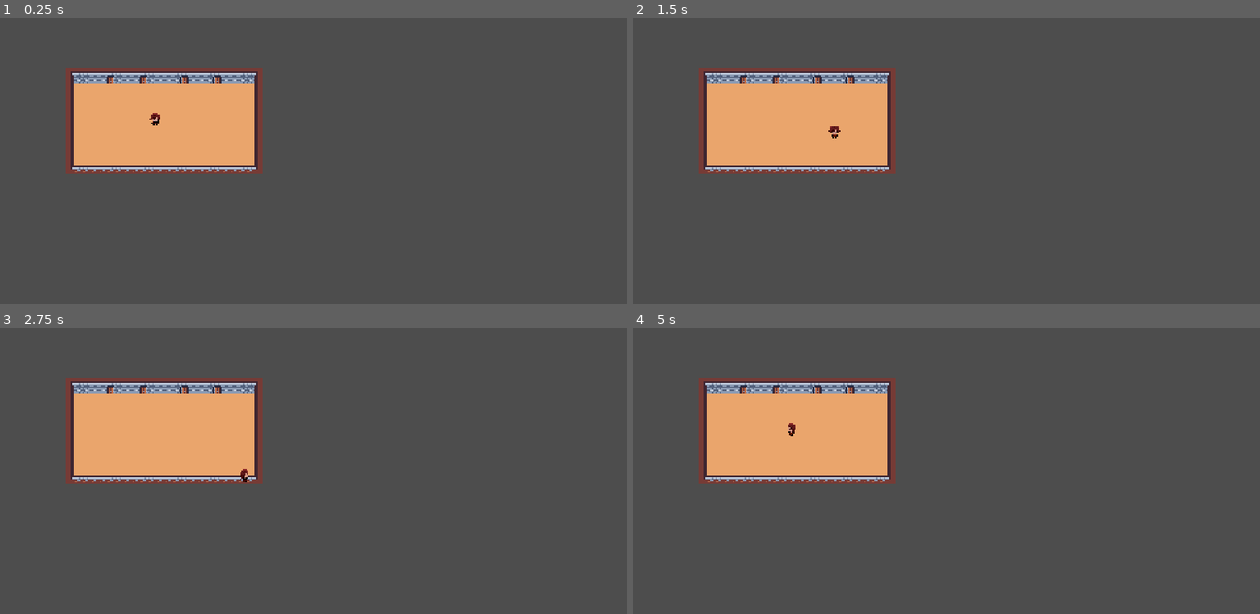
Above: before the commit, frames 1-4 (two rows, left to right).
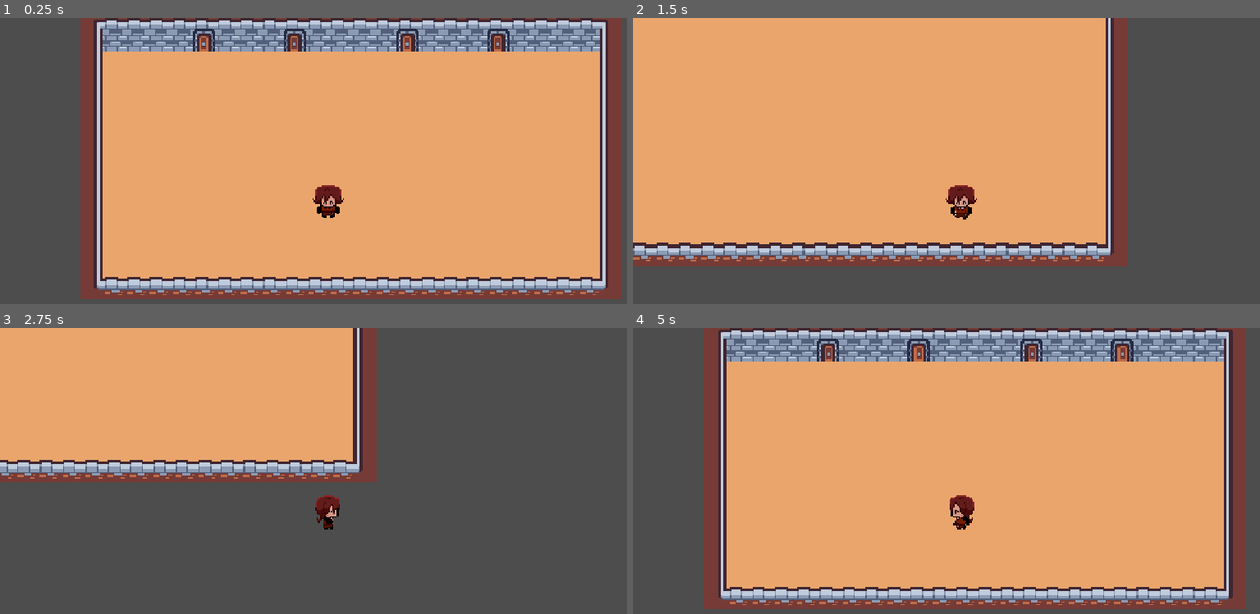
Above: after the commit, the same moments.

Repository: shamithap/OneWayOut
Game: Godot game, scene res://scenes/main.tscn
Same seed, same stepped clock (60 frames per second), same inputs: the game is played once before the commit and once after it.
Inputs:
- Up to frame 1 (0.25 s): no input
- Up to frame 2 (1.5 s): tap Enter at 0.5 s; hold D (right) 0.53-1.28 s; tap E (interact) at 0.6, 1.35 s; hold S (down) from 1.28 s (still down)
- Up to frame 3 (2.75 s): release S (down) at 2.03 s; hold D (right) from 2.03 s (still down); tap E (interact) at 2.1 s
- Up to frame 4 (5 s): release D (right) at 2.78 s; hold W (up) 2.78-3.53 s; tap E (interact) at 2.85, 3.6, 4.35 s; hold A (left) from 3.53 s (still down)

The runs differ from the first frame. In frame 1, 79% of the frame differs, in the area x 10-100%, y 0-99%; in frame 2, 60%; in frame 3, 26%; in frame 4, 78%.

Commit message:
added camera to player

Diff:
--- a/scenes/player.tscn
+++ b/scenes/player.tscn
@@ -306,10 +306,12 @@
 script = ExtResource("1_qhqgy")
 
 [node name="AnimatedSprite2D" type="AnimatedSprite2D" parent="." unique_id=2089907789]
-position = Vector2(-1, -32)
+position = Vector2(0, 4)
 sprite_frames = SubResource("SpriteFrames_npsde")
 animation = &"idle_left"
 
 [node name="CollisionShape2D" type="CollisionShape2D" parent="." unique_id=1858596394]
-position = Vector2(-1, -36)
 shape = SubResource("RectangleShape2D_ml6mh")
+
+[node name="Camera2D" type="Camera2D" parent="." unique_id=1900570101]
+zoom = Vector2(2.755, 2.755)
